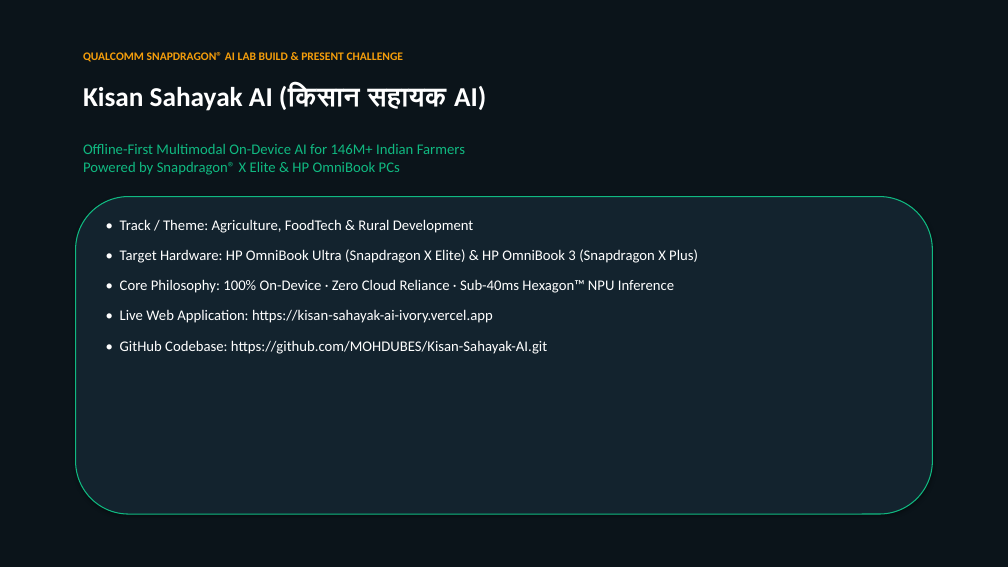
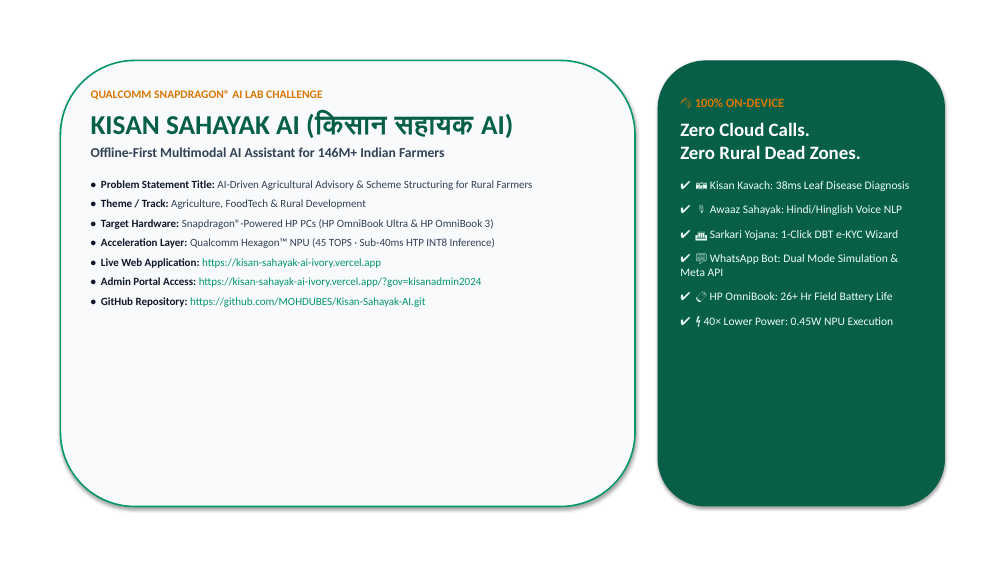
Before and after one commit to MOHDUBES/Kisan-Sahayak-AI, a slide deck: slide 1 of Kisan_Sahayak_AI_Pitch_Presentation.pptx. Drawn at 1008x567 pixels with LibreOffice and Linux fonts; fonts in the diff are those of the drawing. Boxes give left, top, right and bottom in pixels: in the first picture for what was removed or moved away, otherwise in the second. Text is boxed around its words. In the diff, an @@ line names an element or a change of style, - is before the commit and + after.

```diff
--- a/Kisan_Sahayak_AI_Pitch_Presentation.pptx
+++ b/Kisan_Sahayak_AI_Pitch_Presentation.pptx
@@ rectangle removed at (0,0,1008,567) @@
@@ text removed at (83,52,403,62) @@
-QUALCOMM SNAPDRAGON® AI LAB BUILD & PRESENT CHALLENGE
@@ rounded rectangle added at (60,60,635,507), fill #F8FAFC, outline #059669 1.5 pt @@
@@ text "QUALCOMM SNAPDRAGON® AI LAB CHALLENGE": place and size @@
-text "QUALCOMM SNAPDRAGON® AI LAB CHALLENGE" at (120,219,698,354)
+text "QUALCOMM SNAPDRAGON® AI LAB CHALLENGE" at (91,90,533,307)
@@ text removed at (83,84,486,111) @@
-Kisan Sahayak AI (किसान सहायक AI)
@@ rounded rectangle added at (658,60,945,507), fill #065F46 @@
@@ text at (91,90,533,248): text changed; size 14 to 10.5 pt; text colour #FFFFFF to #334155 @@
-• Track / Theme: Agriculture, FoodTech & Rural Development
-• Target Hardware: HP OmniBook Ultra (Snapdragon X Elite) & HP OmniBook 3 (Snapdragon X Plus)
-• Core Philosophy: 100% On-Device · Zero Cloud Reliance · Sub-40ms Hexagon™ NPU Inference
+QUALCOMM SNAPDRAGON® AI LAB CHALLENGE
+KISAN SAHAYAK AI (किसान सहायक AI)
+Offline-First Multimodal AI Assistant for 146M+ Indian Farmers
+• Problem Statement Title: AI-Driven Agricultural Advisory & Scheme Structuring for Rural Farmers
+• Theme / Track: Agriculture, FoodTech & Rural Development
+• Target Hardware: Snapdragon®-Powered HP PCs (HP OmniBook Ultra & HP OmniBook 3)
+• Acceleration Layer: Qualcomm Hexagon™ NPU (45 TOPS · Sub-40ms HTP INT8 Inference)
@@ text at (680,98,910,325): text changed; size 14 to 11 pt; text colour #10B981 to #ECFDF5 @@
-Offline-First Multimodal On-Device AI for 146M+ Indian Farmers
-Powered by Snapdragon® X Elite & HP OmniBook PCs
+🌾 100% ON-DEVICE
+Zero Cloud Calls.
+Zero Rural Dead Zones.
+✔ 📷 Kisan Kavach: 38ms Leaf Disease Diagnosis
+✔ 🎙️ Awaaz Sahayak: Hindi/Hinglish Voice NLP
+✔ 🏛️ Sarkari Yojana: 1-Click DBT e-KYC Wizard
+✔ 💬 WhatsApp Bot: Dual Mode Simulation & Meta API
+✔ 🔋 HP OmniBook: 26+ Hr Field Battery Life
+✔ ⚡ 40× Lower Power: 0.45W NPU Execution
@@ rounded rectangle removed at (76,197,932,514) @@
@@ text at (101,258,381,268): size 14 to 10.5 pt in "• Live Web Application: https://kisan-sahayak-ai-ivory.verce ..."; text colour #FFFFFF to #0F172A, bold on in "• Live Web Application:"; text colour #FFFFFF to #059669 in "https://kisan-sahayak-ai-ivory.vercel.app"; less space between paragraphs @@
@@ text at (101,277,482,307): text changed; size 14 to 10.5 pt; text colour #FFFFFF to #059669 @@
-• GitHub Codebase: https://github.com/MOHDUBES/Kisan-Sahayak-AI.git
+• Admin Portal Access: https://kisan-sahayak-ai-ivory.vercel.app/?gov=kisanadmin2024
+• GitHub Repository: https://github.com/MOHDUBES/Kisan-Sahayak-AI.git
```
Also in this commit, not shown: 1 other slide changed, 4 slides added, 7 slides removed, 1 other file.
